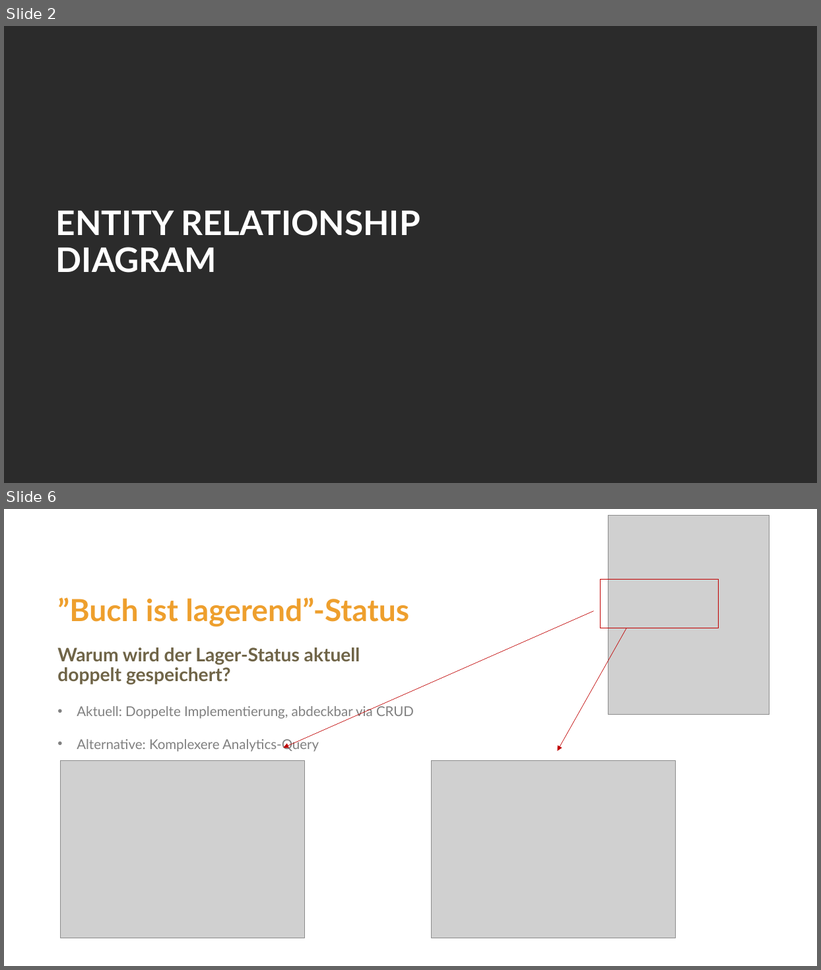
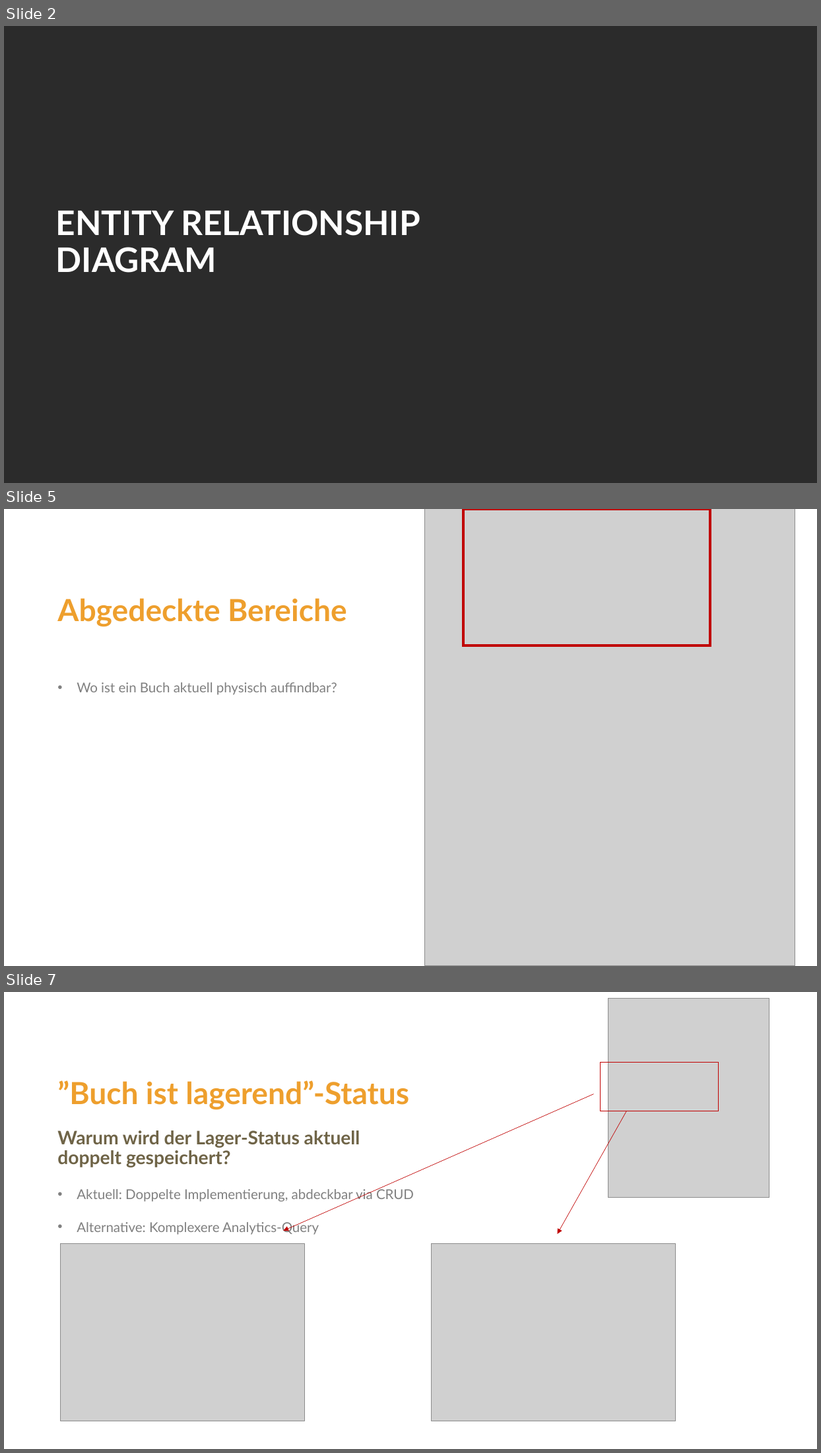
Before and after one commit to curarin/fh-sem2-db-project, a slide deck: requirements/pptx/2026-05-15-version-paul.pptx. Shown one above the other, each under a label of ours: slides 2 and 6 before the commit, slides 2, 5 and 7 after it; the slides between them are not shown. The pictures are 821x970 and 821x1453 pixels, drawn with LibreOffice and Linux fonts; fonts in the diff are those of the drawing; grey boxes stand for pictures; background and template pictures are left out; a plain dark background stands for a picture behind light text. Boxes give left, top, right and bottom in pixels: in the first picture for what was removed or moved away, otherwise in the second. Text is boxed around its words. In the diff, an @@ line names an element or a change of style, - is before the commit and + after.

```diff
--- a/requirements/pptx/2026-05-15-version-paul.pptx
+++ b/requirements/pptx/2026-05-15-version-paul.pptx
@@ slide 5 added at [4,509,817,966], background #FFFFFF @@
@@ picture added at [425,509,795,966] @@
@@ rectangle added at [464,509,710,646], outline #C00000 3 pt @@
@@ title added at [57,598,347,626], 36 pt, text #EE9F2D, bold @@
+Abgedeckte Bereiche
@@ text added at [77,683,337,695], 16 pt, text #808080 @@
+• Wo ist ein Buch aktuell physisch auffindbar?
@@ what was slide 6 is now slide 7 @@
```
Also in this commit, not shown: 3 other slides added, 1 slide removed.
